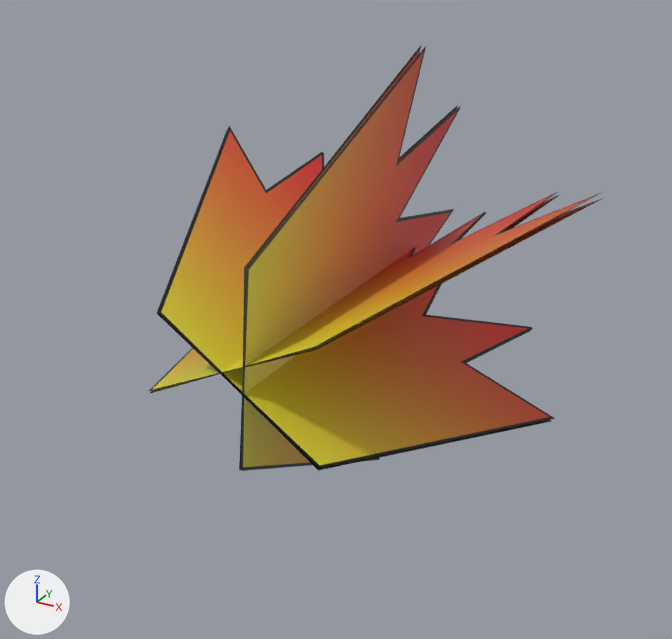
Two versions of the FBX model Assets/Imports/GunEffects1.fbx, one commit apart.
Both versions are drawn from a 50 mm camera at (0.422, -0.027, 1.432) aimed at (-0.008, 0.754, 1.041). Every picture has the same lights, and +X, +Y and +Z are marked at lower left. The first picture is the older version. Where no turn or scale is listed for an object, it has been applied to the vertices.

The first picture shows 'GunEffect1'.
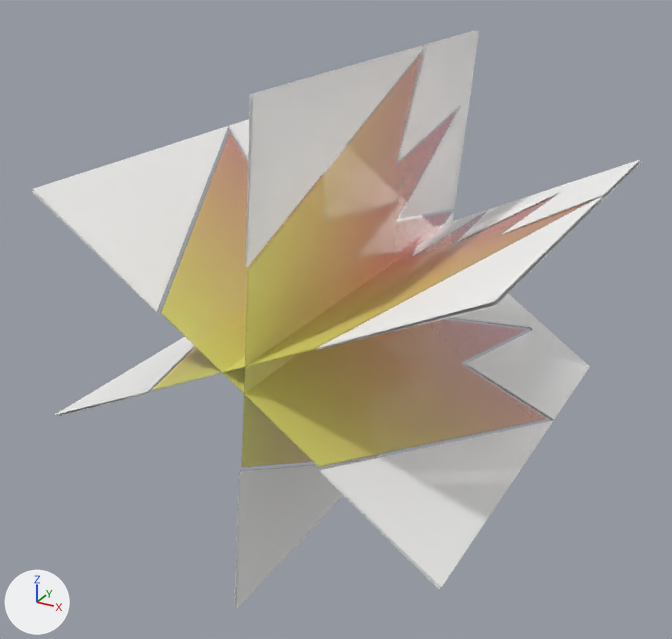
The newer file is also rescaled (x0.1), turned or shifted as a whole; pictures and numbers use the older file's frame.

Boxes (x1, y1, x2, y2) around the edits, measured in the pictures (672 x 639 px; the box of a moved part takes in the faces that stretch with it):
'GunEffect1', surface changed, reshaped (lighter): before (149, 46, 603, 471); after (32, 30, 641, 608)
part 1 of me_guneffect1, moved or reshaped: before (149, 46, 600, 471); after (32, 30, 639, 608)

Diff of the bpy script that builds the scene:
```diff
--- a/Assets/Imports/GunEffects1.fbx.py
+++ b/Assets/Imports/GunEffects1.fbx.py
@@ img_guneffect1_png @@
-img_guneffect1_png = load_image('GunEffect1.png', '_unpacked/GunEffect1.png', 793, 741, 'sRGB')
+img_guneffect1_png = load_image('GunEffect1.png', '../Materials/GunEffects/GunEffect1.png', 793, 741, 'Non-Color')
@@ mat_guneffect1 @@
 n2 = _N.new('ShaderNodeTexImage'); n2.name = 'Image Texture'
 n0 = _N.new('ShaderNodeBsdfPrincipled'); n0.name = 'Principled BSDF'
 n2.extension = 'EXTEND'
+n3 = _N.new('ShaderNodeTexImage'); n3.name = 'Image Texture.001'
+n3.image = img_guneffect1_png
+n3.extension = 'EXTEND'
 _L.new(n2.outputs[0], n0.inputs[0])  # 'Color' to 'Base Color'
-_L.new(n2.outputs[1], n0.inputs[4])  # 'Alpha' to 'Alpha'
 _L.new(n0.outputs[0], n1.inputs[0])  # 'BSDF' to 'Surface'
+_L.new(n3.outputs[0], n0.inputs[4])  # 'Color' to 'Alpha'
@@ me_guneffect1 @@
 me_guneffect1.from_pydata(...)  # 24 vertices, 6 faces; spans x -0.222..0.222, y -0.003..0.456, z -0.259..0.231
 # used by ob_guneffect1; location = (0.01, 0.549, 1.078)
-me_guneffect1.vertices[12].co = (-0.22, -0.003, -0.109)
-me_guneffect1.vertices[13].co = (0.22, -0.003, 0.109)
-me_guneffect1.vertices[14].co = (-0.22, 0.456, -0.109)
-me_guneffect1.vertices[15].co = (0.22, 0.456, 0.109)
-me_guneffect1.vertices[16].co = (0.022, -0.003, 0.231)
-me_guneffect1.vertices[17].co = (-0.009, -0.003, -0.259)
-me_guneffect1.vertices[18].co = (0.022, 0.456, 0.231)
-me_guneffect1.vertices[19].co = (-0.009, 0.456, -0.259)
-me_guneffect1.vertices[20].co = (0.195, -0.003, -0.149)
-me_guneffect1.vertices[21].co = (-0.213, -0.003, 0.124)
-me_guneffect1.vertices[22].co = (0.195, 0.456, -0.149)
-me_guneffect1.vertices[23].co = (-0.213, 0.456, 0.124)
+# me_guneffect1 part 1
+me_guneffect1.vertices[12].co = (-0.221, -0.003, -0.107)
+me_guneffect1.vertices[13].co = (0.221, -0.003, 0.106)  # pixel (494, 301)
+me_guneffect1.vertices[14].co = (-0.221, 0.456, -0.107)
+me_guneffect1.vertices[15].co = (0.221, 0.456, 0.106)  # pixel (640, 159)
+me_guneffect1.vertices[16].co = (0.025, -0.003, 0.231)  # pixel (249, 93)
+me_guneffect1.vertices[17].co = (-0.012, -0.003, -0.259)  # pixel (236, 609)
+me_guneffect1.vertices[18].co = (0.025, 0.456, 0.231)  # pixel (476, 29)
+me_guneffect1.vertices[19].co = (-0.012, 0.456, -0.259)
+me_guneffect1.vertices[20].co = (0.194, -0.003, -0.151)  # pixel (441, 587)
+me_guneffect1.vertices[21].co = (-0.211, -0.003, 0.126)  # pixel (31, 191)
+me_guneffect1.vertices[22].co = (0.194, 0.456, -0.151)  # pixel (589, 366)
+me_guneffect1.vertices[23].co = (-0.211, 0.456, 0.126)
 me_guneffect1.materials.append(mat_guneffect1)
```
